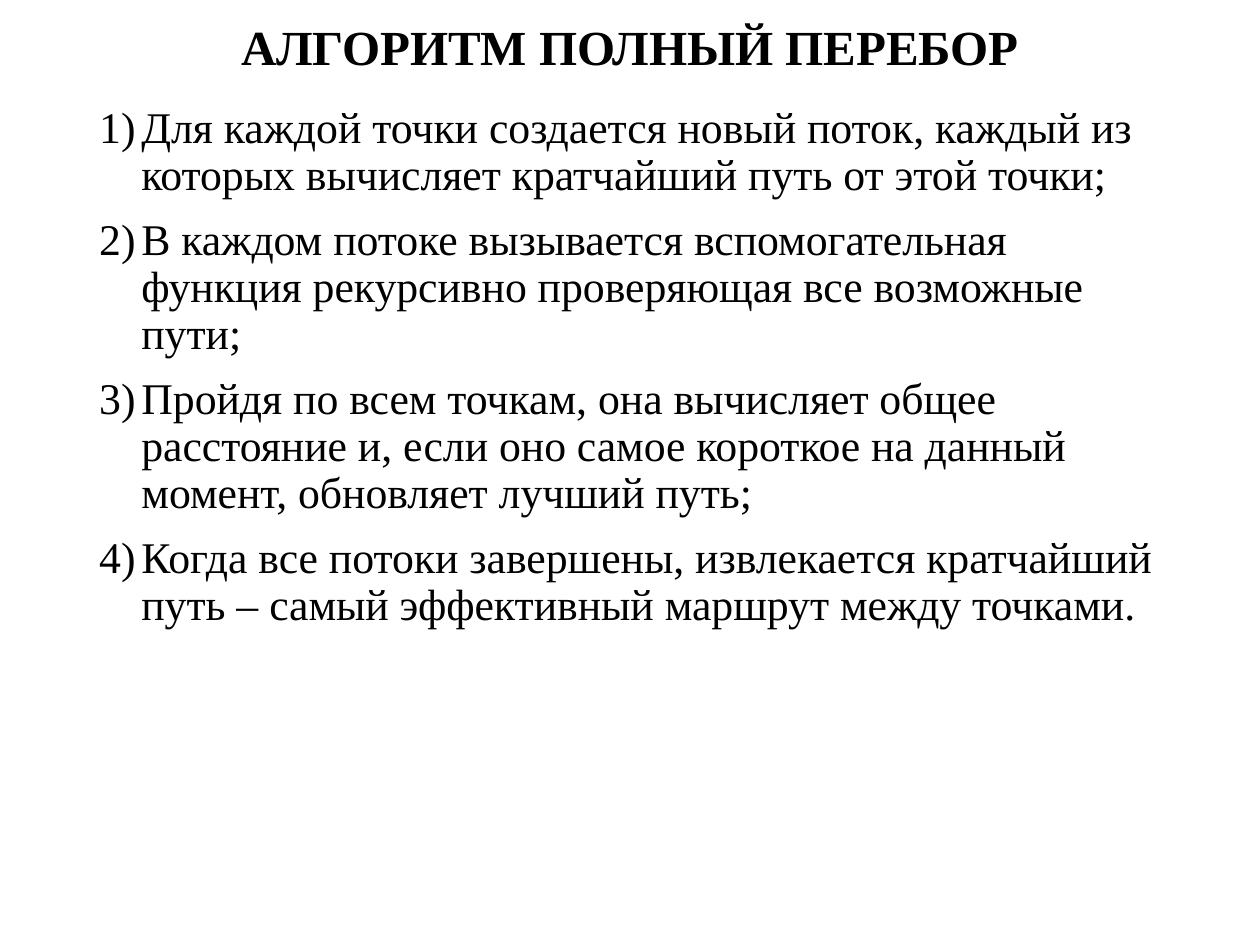
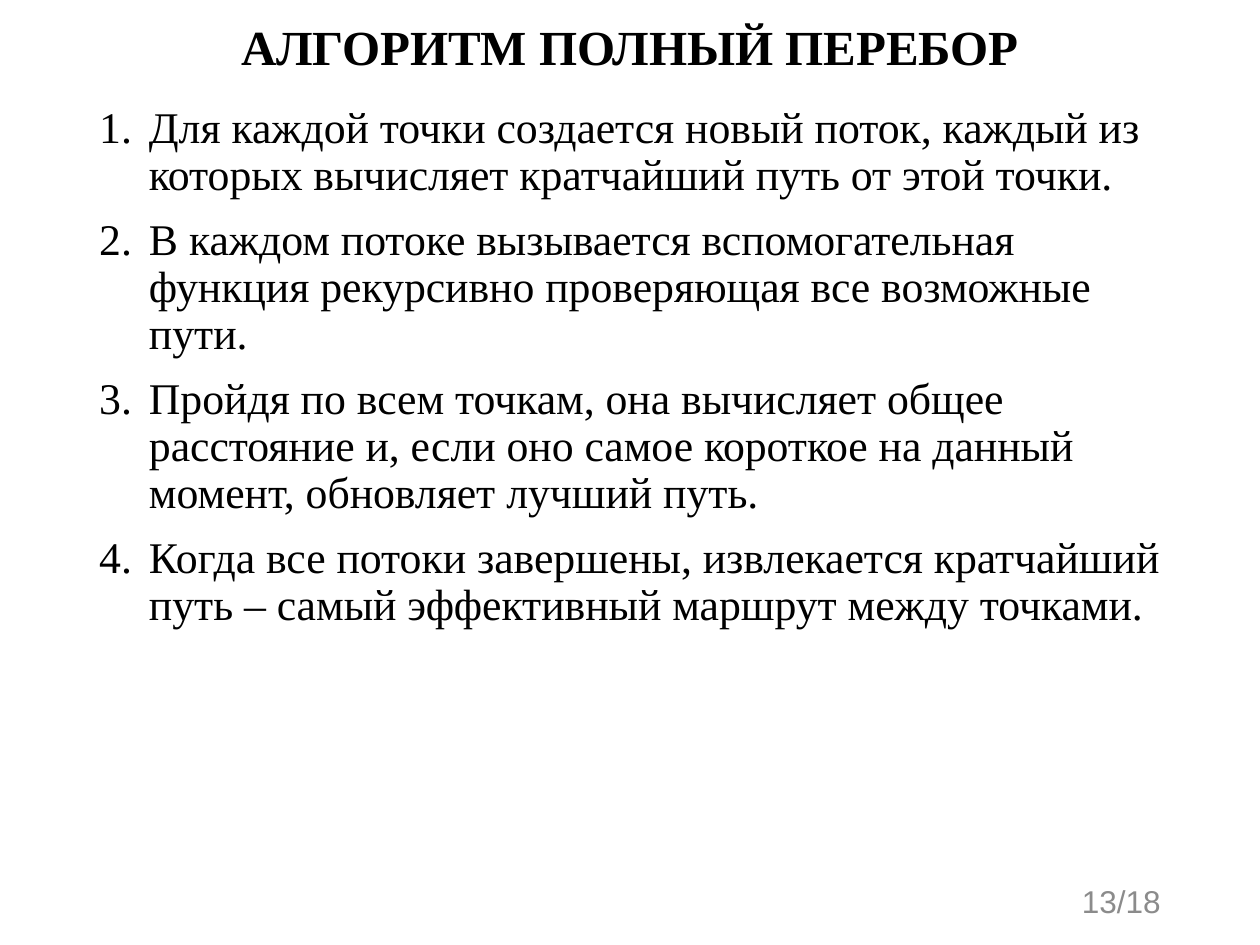
Before and after one commit to evgenkot/uav-route-calculation, a slide deck: slide 13 of doc/Raschupkin_EV_UAV_Route_Planning.pptx (slide 12 before the commit). Drawn at 1260x945 pixels with LibreOffice and Linux fonts; fonts in the diff are those of the drawing. Boxes give left, top, right and bottom in pixels: in the first picture for what was removed or moved away, otherwise in the second. Text is boxed around its words. In the diff, an @@ line names an element or a change of style, - is before the commit and + after.

```diff
--- a/doc/Raschupkin_EV_UAV_Route_Planning.pptx
+++ b/doc/Raschupkin_EV_UAV_Route_Planning.pptx
@@ text at [149, 113, 1140, 517]: text changed @@
-1) Для каждой точки создается новый поток, каждый из которых вычисляет кратчайший путь от этой точки;
-2) В каждом потоке вызывается вспомогательная функция рекурсивно проверяющая все возможные пути;
-3) Пройдя по всем точкам, она вычисляет общее расстояние и, если оно самое короткое на данный момент, обновляет лучший путь;
+1. Для каждой точки создается новый поток, каждый из которых вычисляет кратчайший путь от этой точки.
+2. В каждом потоке вызывается вспомогательная функция рекурсивно проверяющая все возможные пути.
+3. Пройдя по всем точкам, она вычисляет общее расстояние и, если оно самое короткое на данный момент, обновляет лучший путь.
@@ text at [149, 543, 1160, 629]: bullet 1) to 1. @@
@@ page number added at [1082, 890, 1161, 913], 18 pt, text #8C8C8C @@
+13/18
```
Also in this commit, not shown: 16 other slides changed, 1 slide added, 1 other file.
